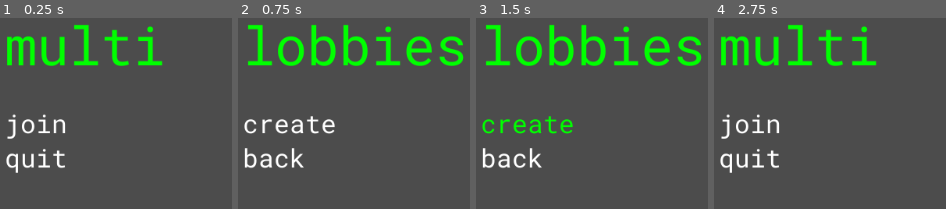
Above: before the commit, frames 1-4 (left to right).
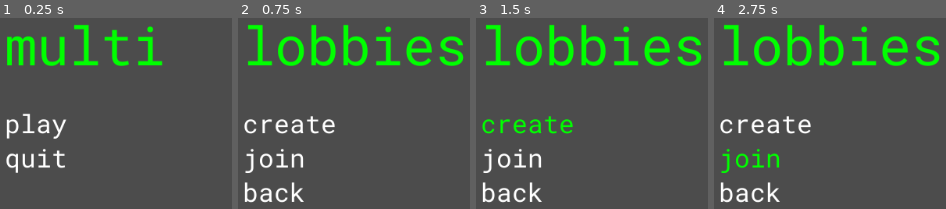
Above: after the commit, the same moments.

Repository: mswieboda/godot-multi
Game: Godot game, scene res://scenes/menu/menu.tscn
Two runs of this game, one before a commit and one after it. Both use one fixed random seed, a clock stepped at 60 frames per second and the inputs below.
Inputs (mouse positions are in pixels of both pictures, inside the frame that each line leads up to):
- Up to frame 1 (0.25 s): no input
- Up to frame 2 (0.75 s): tap Enter at 0.5 s; move the mouse to (323, 123) at 0.52 s; click (323, 123) at 0.67 s
- Up to frame 3 (1.5 s): tap Space at 1.25 s; move the mouse to (592, 123) at 1.27 s; click (592, 123) at 1.42 s
- Up to frame 4 (2.75 s): tap Enter at 2 s; move the mouse to (830, 157) at 2.02 s; click (830, 157) at 2.17 s

The runs differ from the first frame. In frame 1, 1.5% of the frame differs, in the area x 2-29%, y 49-64%; in frame 2, 2.2%; in frame 3, 2.2%; in frame 4, 11%, in the area x 2-98%, y 3-97%.

Commit message:
modifies menu to play -> create, join, back

Diff:
--- a/scenes/lobbies/back.gd
+++ b/scenes/lobbies/back.gd
@@ -3,5 +3,4 @@
 
 func _on_back_gui_input(event : InputEvent):
 	if (event.is_pressed()):
-		print_debug("back!")
 		get_tree().change_scene("res://scenes/menu/menu.tscn")
--- /dev/null
+++ b/scenes/lobbies/join.gd
@@ -0,0 +1,5 @@
+extends "res://scripts/label_hover.gd"
+
+func _on_join_gui_input(event : InputEvent):
+	if (event.is_pressed()):
+		print_debug("join!")
--- a/scenes/lobbies/lobbies.tscn
+++ b/scenes/lobbies/lobbies.tscn
@@ -1,8 +1,9 @@
-[gd_scene load_steps=6 format=2]
+[gd_scene load_steps=7 format=2]
 
 [ext_resource path="res://fonts/RobotoMono-VariableFont_wght.ttf" type="DynamicFontData" id=1]
 [ext_resource path="res://scenes/lobbies/create.gd" type="Script" id=2]
 [ext_resource path="res://scenes/lobbies/back.gd" type="Script" id=3]
+[ext_resource path="res://scenes/lobbies/join.gd" type="Script" id=4]
 
 [sub_resource type="DynamicFont" id=1]
 size = 69
@@ -44,7 +45,7 @@
 [node name="menu items" type="VBoxContainer" parent="HBoxContainer/VBoxContainer"]
 margin_top = 125.0
 margin_right = 287.0
-margin_bottom = 213.0
+margin_bottom = 257.0
 custom_constants/separation = 0
 
 [node name="create" type="Label" parent="HBoxContainer/VBoxContainer/menu items"]
@@ -58,10 +59,22 @@
 text = "create"
 script = ExtResource( 2 )
 
-[node name="back" type="Label" parent="HBoxContainer/VBoxContainer/menu items"]
+[node name="join" type="Label" parent="HBoxContainer/VBoxContainer/menu items"]
 margin_top = 44.0
 margin_right = 287.0
 margin_bottom = 88.0
+rect_pivot_offset = Vector2( 27, 22 )
+focus_mode = 2
+mouse_filter = 1
+mouse_default_cursor_shape = 2
+custom_fonts/font = SubResource( 2 )
+text = "join"
+script = ExtResource( 4 )
+
+[node name="back" type="Label" parent="HBoxContainer/VBoxContainer/menu items"]
+margin_top = 88.0
+margin_right = 287.0
+margin_bottom = 132.0
 rect_pivot_offset = Vector2( 27, 22 )
 focus_mode = 2
 mouse_filter = 1
@@ -72,6 +85,9 @@
 [connection signal="gui_input" from="HBoxContainer/VBoxContainer/menu items/create" to="HBoxContainer/VBoxContainer/menu items/create" method="_on_join_gui_input"]
 [connection signal="mouse_entered" from="HBoxContainer/VBoxContainer/menu items/create" to="HBoxContainer/VBoxContainer/menu items/create" method="_on_join_mouse_entered"]
 [connection signal="mouse_exited" from="HBoxContainer/VBoxContainer/menu items/create" to="HBoxContainer/VBoxContainer/menu items/create" method="_on_join_mouse_exited"]
+[connection signal="gui_input" from="HBoxContainer/VBoxContainer/menu items/join" to="HBoxContainer/VBoxContainer/menu items/join" method="_on_join_gui_input"]
+[connection signal="mouse_entered" from="HBoxContainer/VBoxContainer/menu items/join" to="HBoxContainer/VBoxContainer/menu items/join" method="_on_join_mouse_entered"]
+[connection signal="mouse_exited" from="HBoxContainer/VBoxContainer/menu items/join" to="HBoxContainer/VBoxContainer/menu items/join" method="_on_join_mouse_exited"]
 [connection signal="gui_input" from="HBoxContainer/VBoxContainer/menu items/back" to="HBoxContainer/VBoxContainer/menu items/back" method="_on_back_gui_input"]
 [connection signal="mouse_entered" from="HBoxContainer/VBoxContainer/menu items/back" to="HBoxContainer/VBoxContainer/menu items/back" method="_on_join_mouse_entered"]
 [connection signal="mouse_exited" from="HBoxContainer/VBoxContainer/menu items/back" to="HBoxContainer/VBoxContainer/menu items/back" method="_on_join_mouse_exited"]
--- a/scenes/menu/menu.tscn
+++ b/scenes/menu/menu.tscn
@@ -1,7 +1,7 @@
 [gd_scene load_steps=6 format=2]
 
 [ext_resource path="res://fonts/RobotoMono-VariableFont_wght.ttf" type="DynamicFontData" id=1]
-[ext_resource path="res://scenes/menu/join.gd" type="Script" id=2]
+[ext_resource path="res://scenes/menu/play.gd" type="Script" id=2]
 [ext_resource path="res://scenes/menu/quit.gd" type="Script" id=3]
 
 [sub_resource type="DynamicFont" id=1]
@@ -47,7 +47,7 @@
 margin_bottom = 213.0
 custom_constants/separation = 0
 
-[node name="join" type="Label" parent="HBoxContainer/VBoxContainer/menu items"]
+[node name="play" type="Label" parent="HBoxContainer/VBoxContainer/menu items"]
 margin_right = 205.0
 margin_bottom = 44.0
 rect_pivot_offset = Vector2( 27, 22 )
@@ -55,7 +55,7 @@
 mouse_filter = 1
 mouse_default_cursor_shape = 2
 custom_fonts/font = SubResource( 2 )
-text = "join"
+text = "play"
 script = ExtResource( 2 )
 
 [node name="quit" type="Label" parent="HBoxContainer/VBoxContainer/menu items"]
@@ -69,9 +69,9 @@
 custom_fonts/font = SubResource( 2 )
 text = "quit"
 script = ExtResource( 3 )
-[connection signal="gui_input" from="HBoxContainer/VBoxContainer/menu items/join" to="HBoxContainer/VBoxContainer/menu items/join" method="_on_join_gui_input"]
-[connection signal="mouse_entered" from="HBoxContainer/VBoxContainer/menu items/join" to="HBoxContainer/VBoxContainer/menu items/join" method="_on_join_mouse_entered"]
-[connection signal="mouse_exited" from="HBoxContainer/VBoxContainer/menu items/join" to="HBoxContainer/VBoxContainer/menu items/join" method="_on_join_mouse_exited"]
+[connection signal="gui_input" from="HBoxContainer/VBoxContainer/menu items/play" to="HBoxContainer/VBoxContainer/menu items/play" method="_on_join_gui_input"]
+[connection signal="mouse_entered" from="HBoxContainer/VBoxContainer/menu items/play" to="HBoxContainer/VBoxContainer/menu items/play" method="_on_join_mouse_entered"]
+[connection signal="mouse_exited" from="HBoxContainer/VBoxContainer/menu items/play" to="HBoxContainer/VBoxContainer/menu items/play" method="_on_join_mouse_exited"]
 [connection signal="gui_input" from="HBoxContainer/VBoxContainer/menu items/quit" to="HBoxContainer/VBoxContainer/menu items/quit" method="_on_quit_gui_input"]
 [connection signal="mouse_entered" from="HBoxContainer/VBoxContainer/menu items/quit" to="HBoxContainer/VBoxContainer/menu items/quit" method="_on_join_mouse_entered"]
 [connection signal="mouse_exited" from="HBoxContainer/VBoxContainer/menu items/quit" to="HBoxContainer/VBoxContainer/menu items/quit" method="_on_join_mouse_exited"]
Renamed: scenes/menu/join.gd -> scenes/menu/play.gd
